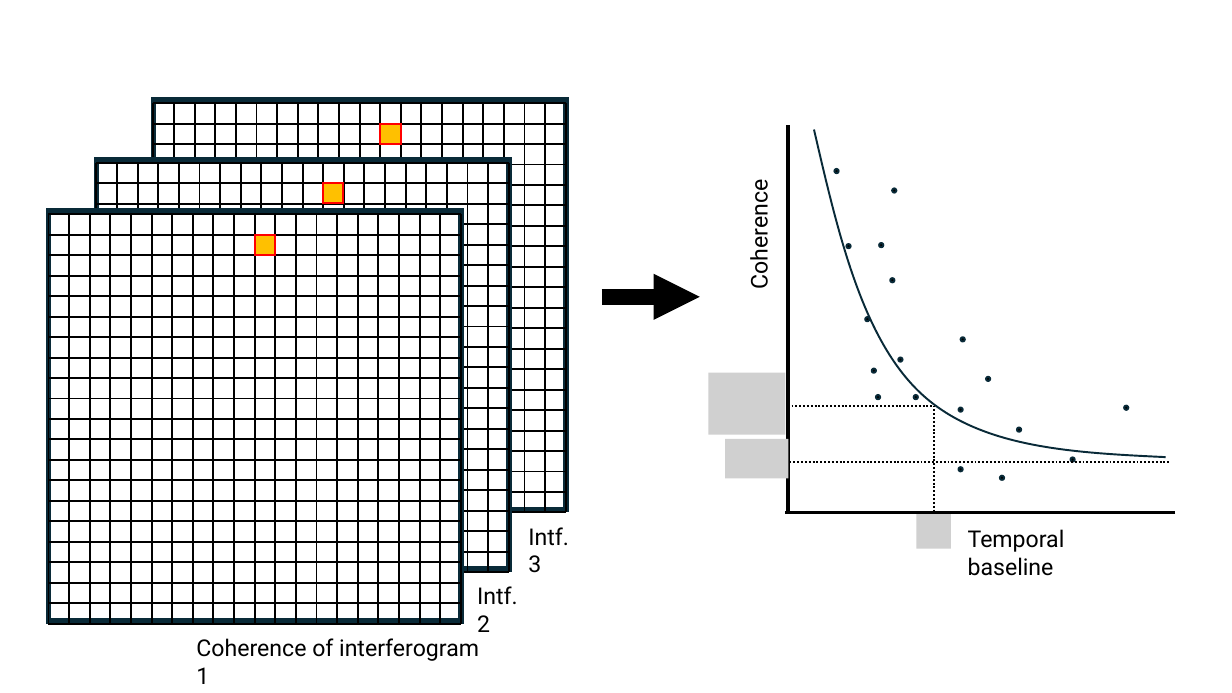
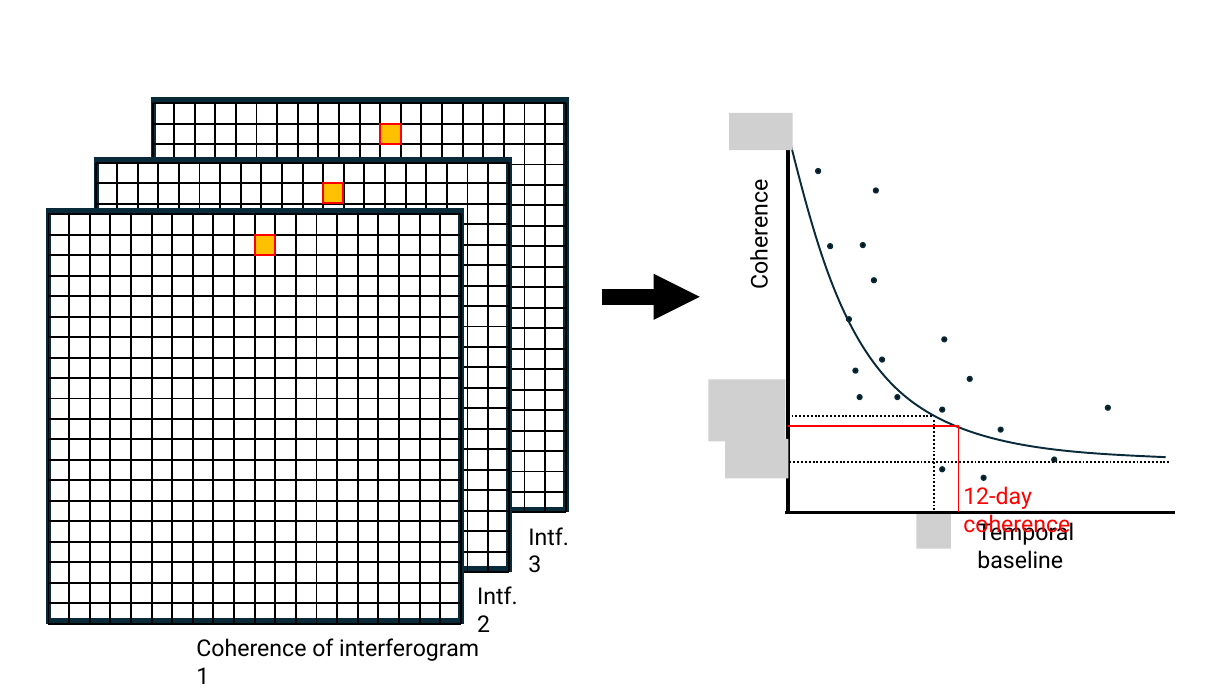
Before and after one commit to julober/snowex_uavsar_coherence, a slide deck: slide 4 of outputs/figures/insar_final_proj/tau_gamma_concept.pptx (slide 2 before the commit). Drawn at 1232x693 pixels with LibreOffice and Linux fonts; fonts in the diff are those of the drawing; grey boxes stand for pictures. Boxes give left, top, right and bottom in pixels: in the first picture for what was removed or moved away, otherwise in the second. Text is boxed around its words. In the diff, an @@ line names an element or a change of style, - is before the commit and + after.

```diff
--- a/outputs/figures/insar_final_proj/tau_gamma_concept.pptx
+++ b/outputs/figures/insar_final_proj/tau_gamma_concept.pptx
@@ picture added at (x1=729, y1=113, x2=793, y2=150) @@
@@ freeform shape resized from (x1=814, y1=129, x2=1166, y2=457) to (x1=788, y1=136, x2=1165, y2=457) @@
@@ ellipse moved from (x1=878, y1=242, x2=884, y2=249) to (x1=861, y1=242, x2=867, y2=249) @@
@@ picture moved from (x1=709, y1=372, x2=786, y2=434) to (x1=709, y1=380, x2=786, y2=442) @@
@@ line moved from (787, 406) - (934, 406) to (787, 416) - (934, 416) @@
@@ 17 ellipses moved together from (x1=835, y1=169, x2=1129, y2=481) to (x1=816, y1=169, x2=1111, y2=481) @@
@@ line added from (787, 427) to (959, 427), #FF0000 1.5 pt @@
@@ line moved from (934, 406) - (934, 513) to (934, 420) - (934, 513) @@
@@ line added from (958, 427) to (958, 512), #FF0000 1.5 pt @@
@@ text added at (x1=963, y1=486, x2=1070, y2=537), 18 pt, text #FF0000 @@
+12-day coherence
@@ text "Temporal baseline" moved from (x1=968, y1=529, x2=1065, y2=576) to (x1=977, y1=520, x2=1074, y2=569) @@
```
Also in this commit, not shown: 2 slides added, 2 other files.
